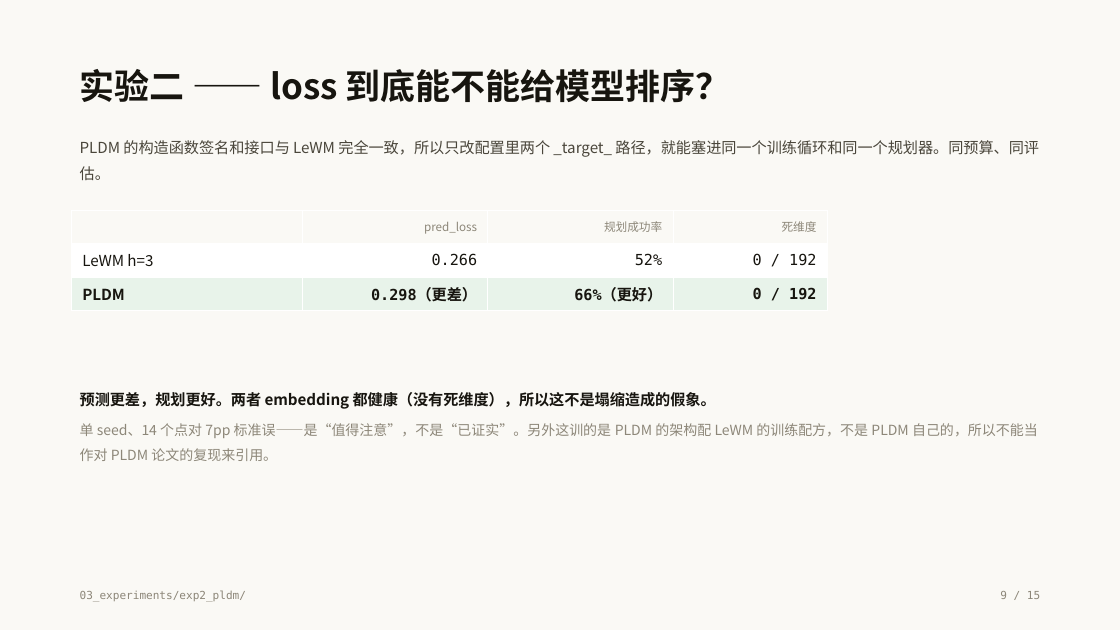
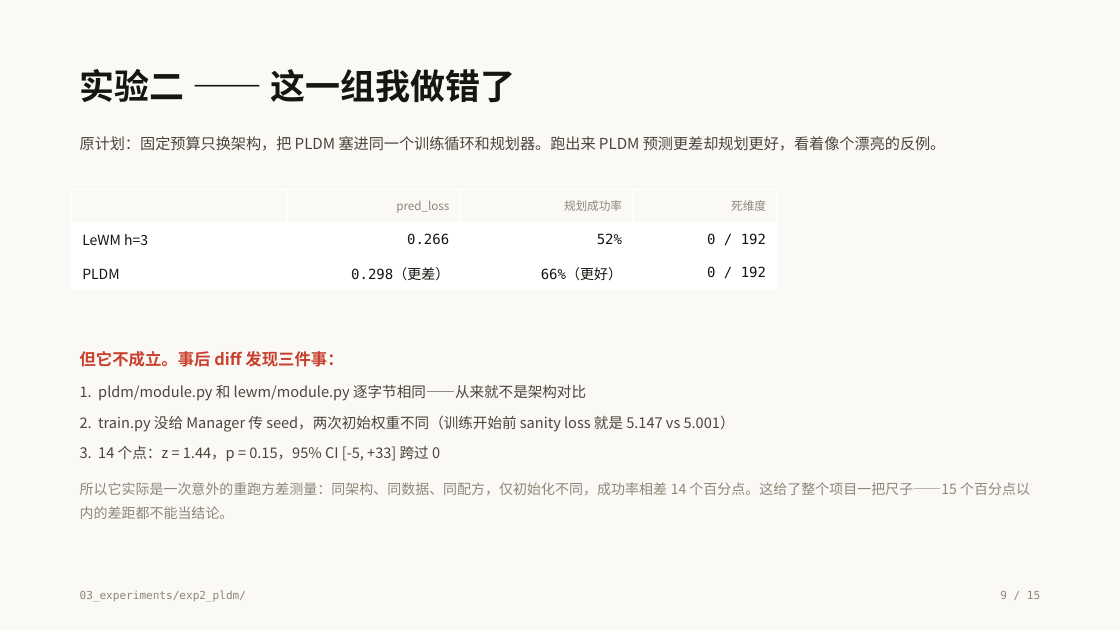
Before and after one commit to ZephyrFinn/world-models-study, a slide deck: slide 9 of slides/世界模型的两条路线.pptx. Drawn at 1120x630 pixels with LibreOffice and Linux fonts; fonts in the diff are those of the drawing. Boxes give left, top, right and bottom in pixels: in the first picture for what was removed or moved away, otherwise in the second. Text is boxed around its words. In the diff, an @@ line names an element or a change of style, - is before the commit and + after.

```diff
--- a/slides/世界模型的两条路线.pptx
+++ b/slides/世界模型的两条路线.pptx
@@ text at box(80, 69, 515, 103): text changed @@
-实验二 —— loss 到底能不能给模型排序？
+实验二 —— 这一组我做错了
@@ text at box(80, 136, 946, 151): text changed @@
-PLDM 的构造函数签名和接口与 LeWM 完全一致，所以只改配置里两个 _target_ 路径，就能塞进同一个训练循环和同一个规划器。同预算、同评估。
+原计划：固定预算只换架构，把 PLDM 塞进同一个训练循环和规划器。跑出来 PLDM 预测更差却规划更好，看着像个漂亮的反例。
@@ table at box(71, 189, 777, 290) @@
@@ fill #E8F3EA to #FFFFFF in row 3 @@
@@ size 13 to 12 pt in "LeWM h=3", "0.266", "52%", "0 / 192" and 4 more places @@
@@ bold off in "PLDM", "0.298（更差）", "66%（更好）", "0 / 192" @@
@@ table: place and size @@
-table at box(71, 210, 828, 311)
+table at box(71, 189, 777, 290)
@@ text at box(80, 351, 1030, 519): text changed; size 12 to 12.5 pt; text colour #8D8779 to #4A463B @@
-预测更差，规划更好。两者 embedding 都健康（没有死维度），所以这不是塌缩造成的假象。
-单 seed、14 个点对 7pp 标准误——是“值得注意”，不是“已证实”。另外这训的是 PLDM 的架构配 LeWM 的训练配方，不是 PLDM 自己的，所以不能当作对 PLDM 论文的复现来引用。
+但它不成立。事后 diff 发现三件事：
+1. pldm/module.py 和 lewm/module.py 逐字节相同——从来就不是架构对比
+2. train.py 没给 Manager 传 seed，两次初始权重不同（训练开始前 sanity loss 就是 5.147 vs 5.001）
+3. 14 个点：z = 1.44，p = 0.15，95% CI [-5, +33] 跨过 0
+所以它实际是一次意外的重跑方差测量：同架构、同数据、同配方，仅初始化不同，成功率相差 14 个百分点。这给了整个项目一把尺子——15 个百分点以内的差距都不能当结论。
```
Also in this commit, not shown: 2 other slides changed, 15 other files.
